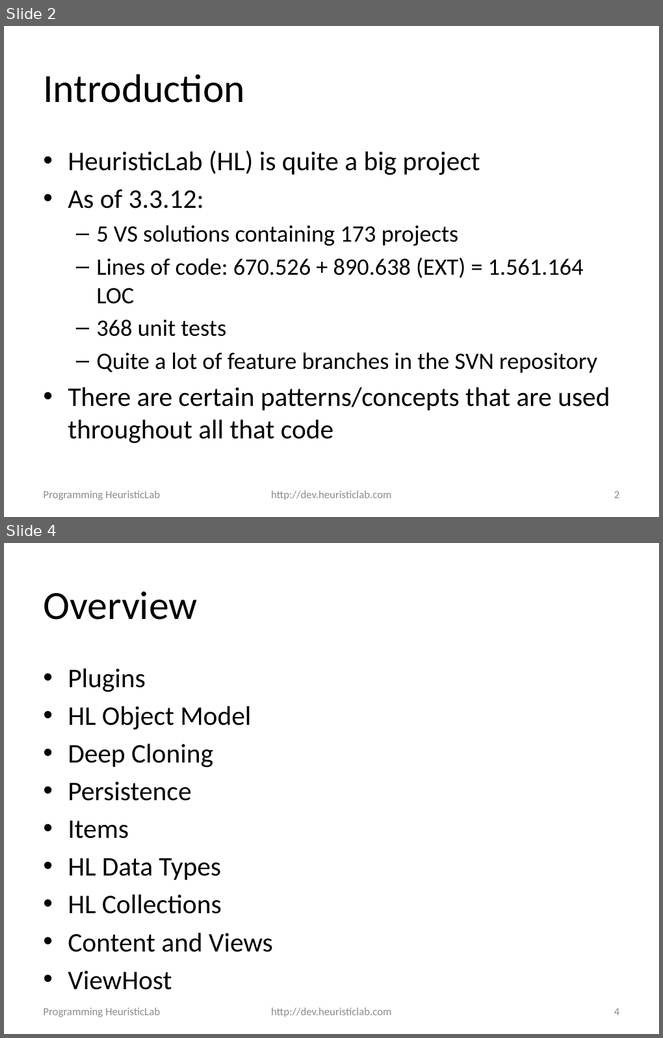
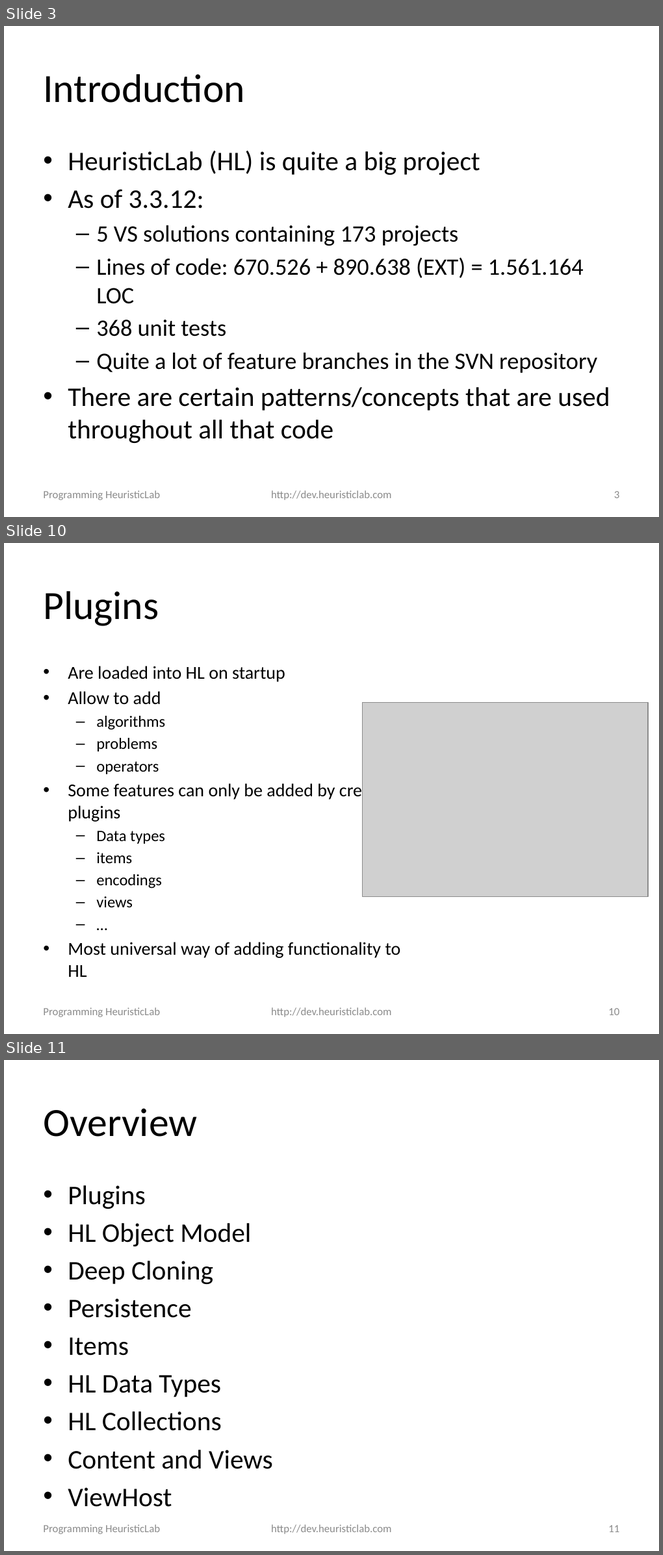
Before and after one commit to heal-research/HeuristicLab, a slide deck: documentation/Tutorials/Programming HeuristicLab - Basics.pptx. Shown one above the other, each under a label of ours: slides 2 and 4 before the commit, slides 3, 10 and 11 after it; the slides between them are not shown. The pictures are 663x1038 and 663x1555 pixels, drawn with LibreOffice and Linux fonts; fonts in the diff are those of the drawing; grey boxes stand for pictures; background and template pictures are left out. Boxes give left, top, right and bottom in pixels: in the first picture for what was removed or moved away, otherwise in the second. Text is boxed around its words. In the diff, an @@ line names an element or a change of style, - is before the commit and + after.

```diff
--- a/documentation/Tutorials/Programming HeuristicLab - Basics.pptx
+++ b/documentation/Tutorials/Programming HeuristicLab - Basics.pptx
@@ slide 10 added at <box>4,543,659,1034</box>, background #FFFFFF @@
@@ title added at <box>43,591,159,626</box>, 44 pt, text #000000 @@
+Plugins
@@ text added at <box>68,666,401,958</box>, 20 pt, text #000000 @@
+• Are loaded into HL on startup
+• Allow to add
+  – algorithms
+  – problems
+  – operators
+• Some features can only be added by creating plugins
+  – Data types
+  – items
+  – encodings
+  – views
+  – …
+• Most universal way of adding functionality to HL
@@ picture added at <box>362,703,648,897</box> @@
@@ text added at <box>43,1008,160,1017</box>, 12 pt, text #8C8C8C @@
+Programming HeuristicLab
@@ text added at <box>271,1008,392,1017</box>, 12 pt, text #8C8C8C @@
+http://dev.heuristiclab.com
@@ page number added at <box>608,1008,620,1016</box>, 12 pt, text #8C8C8C @@
+10
@@ what was slide 2 is now slide 3 @@
@@ page number at <box>614,491,620,499</box>: text changed @@
-2
+3
@@ what was slide 4 is now slide 11 @@
@@ page number at <box>608,1525,620,1533</box>: text changed @@
-4
+11
```
Also in this commit, not shown: 1 slide changed, 6 other slides added, 3 other files.
